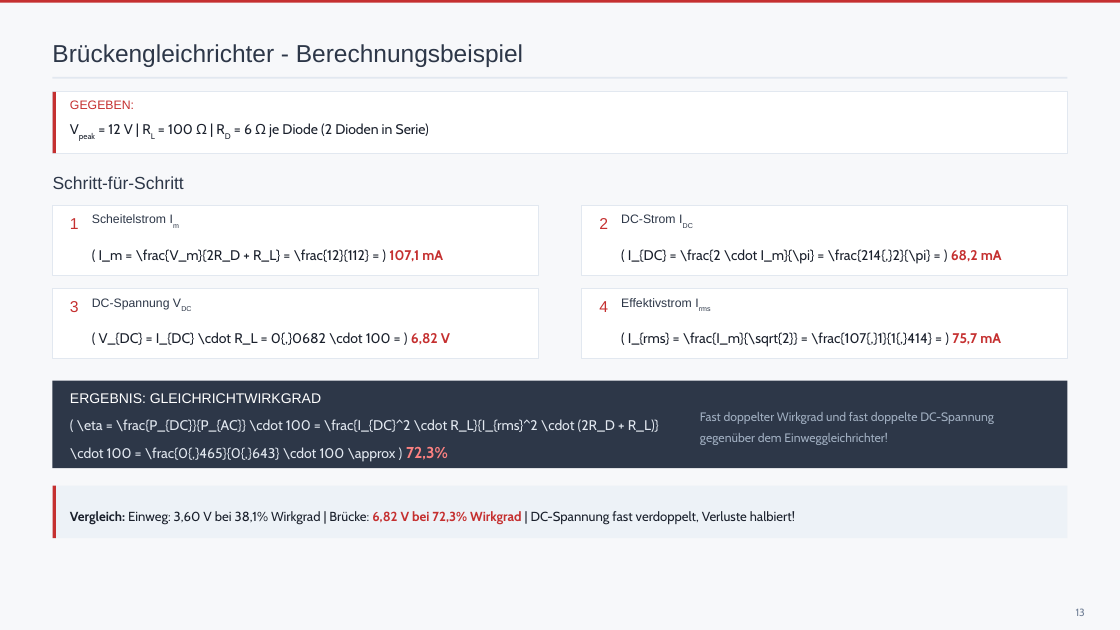
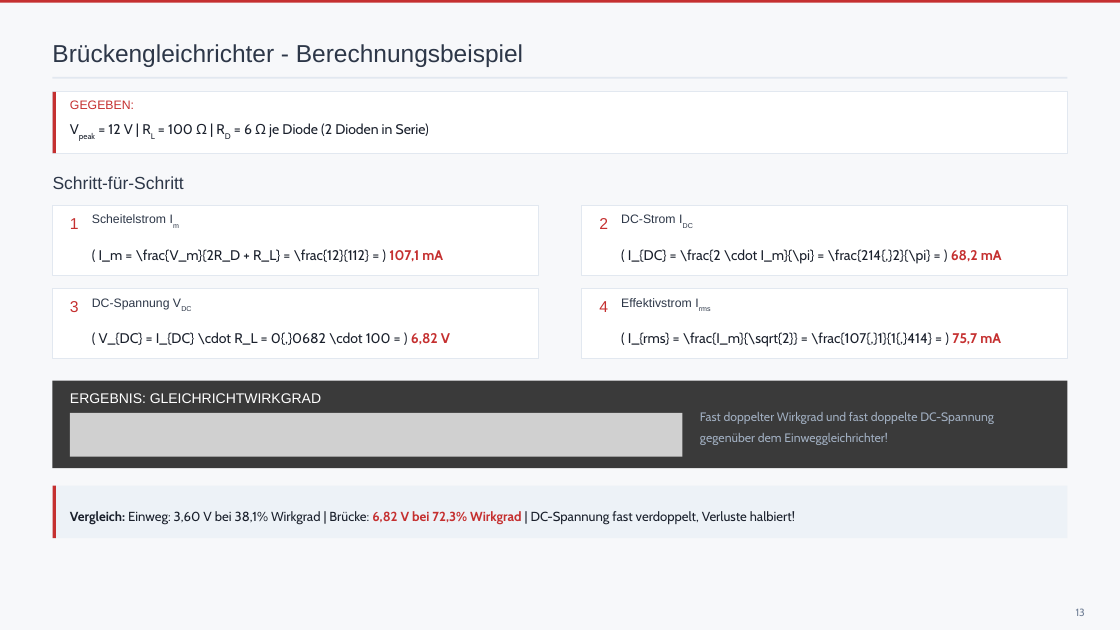
Before and after one commit to codesamu/htl4, a slide deck: slide 13 of mtrs/Der Gleichrichter.pptx. Drawn at 1120x630 pixels with LibreOffice and Linux fonts; fonts in the diff are those of the drawing; grey boxes stand for pictures. Boxes give left, top, right and bottom in pixels: in the first picture for what was removed or moved away, otherwise in the second. Text is boxed around its words. In the diff, an @@ line names an element or a change of style, - is before the commit and + after.

```diff
--- a/mtrs/Der Gleichrichter.pptx
+++ b/mtrs/Der Gleichrichter.pptx
@@ rectangle at [52,380,1067,468]: fill #2D3748 to #3A3A3A @@
@@ text removed at [70,419,659,462] @@
-( \eta = \frac{P_{DC}}{P_{AC}} \cdot 100 = \frac{I_{DC}^2 \cdot R_L}{I_{rms}^2 \cdot (2R_D + R_L)} \cdot 100 = \frac{0{,}465}{0{,}643} \cdot 100 \approx ) 72,3%
@@ picture added at [70,413,682,457] @@
```
Also in this commit, not shown: 13 other slides changed, 1 slide added, 1 slide removed.
